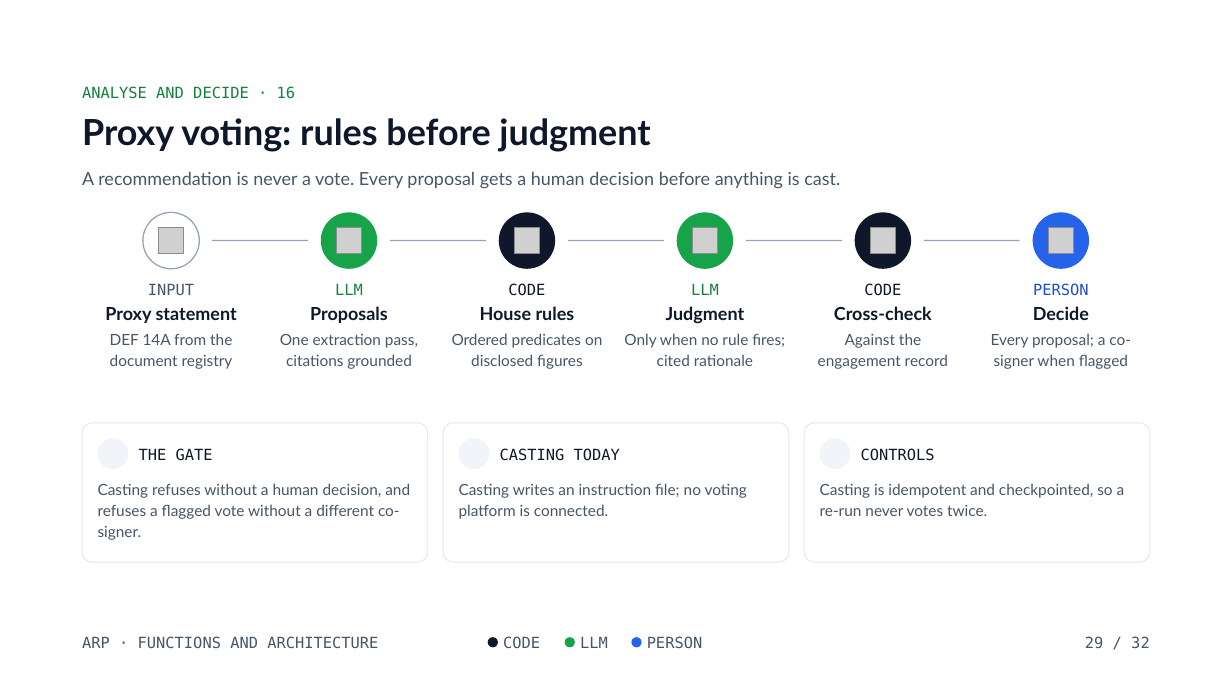
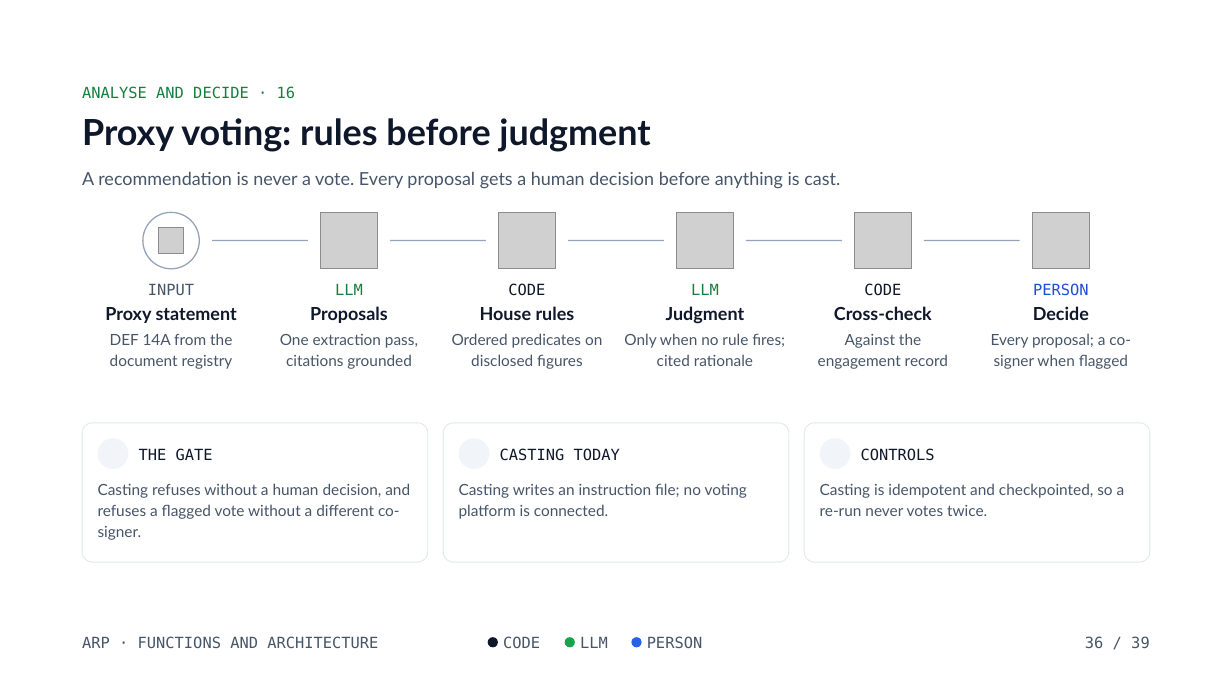
Before and after one commit to kutschersteffen-cmd/Agentic-Research-Pipeline, a slide deck: slide 36 of docs/decks/arp-functions-and-architecture.pptx (slide 29 before the commit). Drawn at 1232x693 pixels with LibreOffice and Linux fonts; fonts in the diff are those of the drawing; grey boxes stand for pictures; background and template pictures are left out. Boxes give left, top, right and bottom in pixels: in the first picture for what was removed or moved away, otherwise in the second. Text is boxed around its words. In the diff, an @@ line names an element or a change of style, - is before the commit and + after.

```diff
--- a/docs/decks/arp-functions-and-architecture.pptx
+++ b/docs/decks/arp-functions-and-architecture.pptx
@@ ellipse removed at bbox=[321, 213, 377, 269] @@
@@ picture added at bbox=[321, 213, 377, 269] @@
@@ picture removed at bbox=[336, 228, 362, 254] @@
@@ ellipse removed at bbox=[499, 213, 555, 269] @@
@@ picture added at bbox=[499, 213, 555, 269] @@
@@ picture removed at bbox=[514, 228, 540, 254] @@
@@ ellipse removed at bbox=[677, 213, 733, 269] @@
@@ picture added at bbox=[677, 213, 733, 269] @@
@@ picture removed at bbox=[692, 228, 718, 254] @@
@@ ellipse removed at bbox=[855, 213, 911, 269] @@
@@ picture added at bbox=[855, 213, 911, 269] @@
@@ picture removed at bbox=[871, 228, 897, 254] @@
@@ ellipse removed at bbox=[1033, 213, 1090, 269] @@
@@ picture added at bbox=[1033, 213, 1090, 269] @@
@@ picture removed at bbox=[1048, 228, 1074, 254] @@
@@ text at bbox=[1085, 636, 1150, 648]: text changed @@
-29 / 32
+36 / 39
```
Also in this commit, not shown: 30 other slides changed, 7 slides added.
